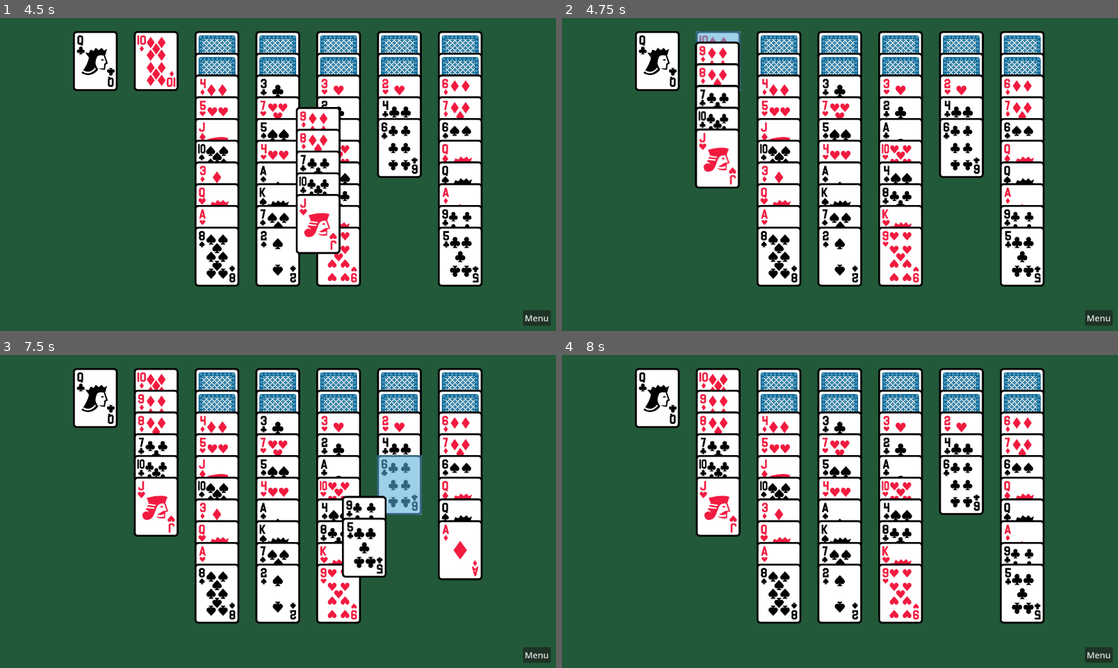
Above: before the commit, frames 1-4 (two rows, left to right).
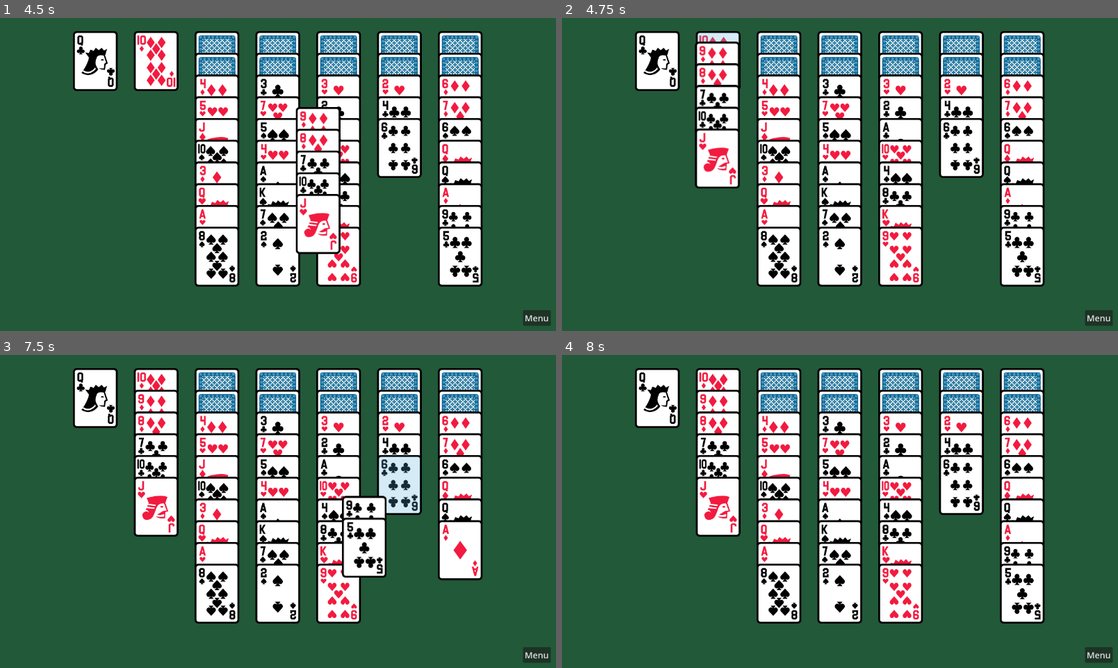
Above: after the commit, the same moments.

Repository: jackgriffiths/miss-cockburn
Game: Godot game, scene res://main/main.tscn
Same seed, same stepped clock (60 frames per second), same inputs: the game is played once before the commit and once after it. Sound files missing from this copy of the repository are replaced by a short silence.
Inputs (mouse positions are in pixels of both pictures, inside the frame that each line leads up to):
- Up to frame 1 (4.5 s): tap Enter at 0.5 s; move the mouse to (250, 237) at 0.52 s; press the mouse at (250, 237) at 0.53 s; release the mouse at (250, 237) at 1.25 s; drag from (444, 221) to (94, 61) at 1.27 s; move the mouse to (111, 127) at 2.02 s; tap Mouse wheel up (scroll_up) at 2.1 s; click (111, 127) at 2.17 s; drag from (305, 174) to (94, 61) at 2.77 s; move the mouse to (194, 96) at 3.52 s; tap Mouse wheel down (scroll_down) at 3.6 s; click (194, 96) at 3.67 s; tap Space at 4.25 s; drag from (400, 158) to (155, 61) at 4.27 s
- Up to frame 2 (4.75 s): no input
- Up to frame 3 (7.5 s): move the mouse to (166, 527) at 5.02 s; press the mouse at (166, 527) at 5.03 s; release the mouse at (166, 527) at 5.75 s; tap Enter at 5.75 s; drag from (333, 442) to (155, 398) at 5.77 s; move the mouse to (250, 574) at 6.52 s; tap Mouse wheel up (scroll_up) at 6.6 s; click (250, 574) at 6.67 s; tap Space at 7.25 s; drag from (444, 558) to (155, 420) at 7.27 s
- Up to frame 4 (8 s): no input

Frame 1 is identical in both runs. In frame 2, 0.3% of the frame differs, in the area x 24-33%, y 4-24%; in frame 3, 1.4%, in the area x 67-76%, y 32-52%; in frame 4, nothing differs.

Commit message:
Improve appearance of dropzone highlight

Diff:
--- a/dropzone/dropzone.gd
+++ b/dropzone/dropzone.gd
@@ -5,7 +5,7 @@
 
 var _size: Vector2
 
-@onready var _highlight: ColorRect = $Highlight
+@onready var _highlight: Panel = $Highlight
 @onready var _collision_shape: CollisionShape2D = $CollisionShape
 
 
--- a/dropzone/dropzone.tscn
+++ b/dropzone/dropzone.tscn
@@ -1,6 +1,13 @@
-[gd_scene load_steps=3 format=3 uid="uid://dokfbtbdtfs22"]
+[gd_scene load_steps=4 format=3 uid="uid://dokfbtbdtfs22"]
 
 [ext_resource type="Script" path="res://dropzone/dropzone.gd" id="1_5aom1"]
+
+[sub_resource type="StyleBoxFlat" id="StyleBoxFlat_7n15r"]
+bg_color = Color(0.344, 0.679, 0.858, 0.25)
+corner_radius_top_left = 5
+corner_radius_top_right = 5
+corner_radius_bottom_right = 5
+corner_radius_bottom_left = 5
 
 [sub_resource type="RectangleShape2D" id="RectangleShape2D_uu5ak"]
 size = Vector2(103, 138)
@@ -11,11 +18,14 @@
 script = ExtResource("1_5aom1")
 metadata/_edit_lock_ = true
 
-[node name="Highlight" type="ColorRect" parent="."]
+[node name="Highlight" type="Panel" parent="."]
 visible = false
-offset_right = 103.0
-offset_bottom = 138.0
-color = Color(0.343511, 0.679309, 0.858408, 0.580392)
+offset_left = 4.0
+offset_top = 4.0
+offset_right = 99.0
+offset_bottom = 134.0
+mouse_filter = 2
+theme_override_styles/panel = SubResource("StyleBoxFlat_7n15r")
 metadata/_edit_lock_ = true
 
 [node name="CollisionShape" type="CollisionShape2D" parent="."]
